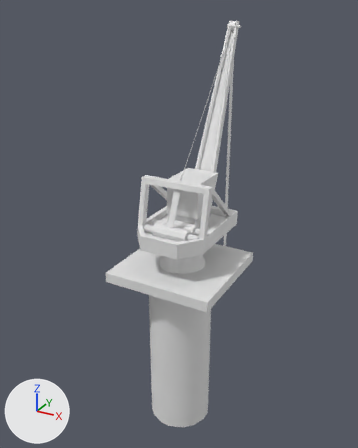
The FBX model Assets/Models/P1/P1_H2_吊车.fbx as it was, and as the next commit left it.
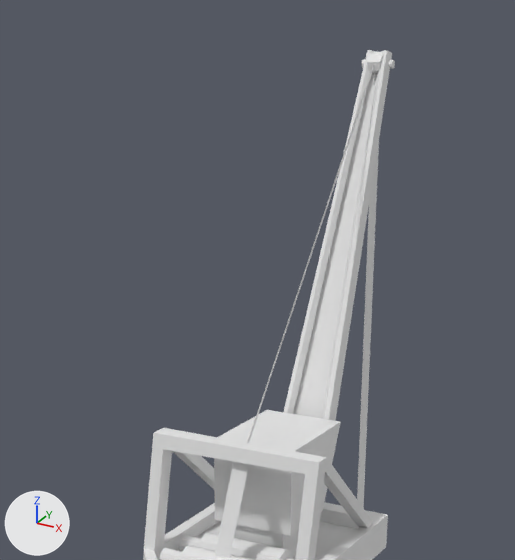
There are two pictures of each version: one whole from a 50 mm camera at (46.4, -52.9, 36.9) aimed at (26.5, -16.7, 18.8), one close up on the part from 22% to 81% of the width and 0% to 51% of the height. Arrows for +X, +Y and +Z are at lower left; the lights stay in place. Where no turn or scale is listed for an object, it has been applied to the vertices. Vertices at the same position are counted once.

The first close-up shows '立方体.002'.
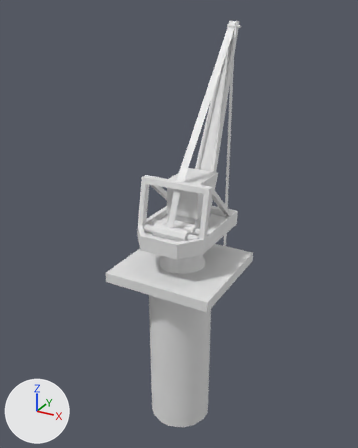
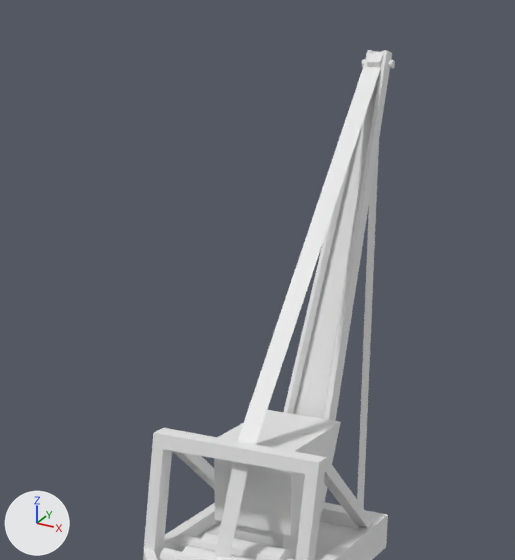
Where the newer file only moved an object's origin or applied its transform, the numbers keep the older frame.

Where the change shows, as pixel boxes [x1, y1, x2, y2] in the close-ups (515 x 560 px):
part 1 of me_立方体_048, built on
    before: [218, 67, 374, 451]
    after: [218, 66, 381, 451]

Edits to the bpy script that builds the scene:
```text
Change me_立方体_048:
    where me_立方体_048.from_pydata(...)  # 417 vertices, 294 faces; spans x 23.4..32.9, y -23.8..-8.7, z 0.0..35.7
    used by ob_立方体_002; location = (0.0, 0.0, 0.0)
    verts and faces of me_立方体_048; kept vertices keep their numbers, new ones are numbered from 417
    before: 0 (28.1, -19.7, 23.6), 1 (28.1, -19.5, 23.6), 2 (28.1, -10.0, 35.2) at pixel (374, 66), 3 (28.1, -10.2, 35.2) at pixel (372, 67), 161 (26.6, -19.1, 23.7)
    before: 163 (26.6, -15.2, 23.7) at pixel (266, 409), 165 (29.6, -19.1, 23.7), 167 (29.6, -15.2, 23.7) at pixel (340, 421)
    me_立方体_048 part 1
    add delete_faces([(161, 165, 167, 163)])
    add verts[0] = (27.8, -19.6, 23.9)  # moved
    add verts[1] = (28.5, -19.7, 23.8)  # moved
    add verts[2] = (28.4, -10.0, 35.2)  # moved, pixel (381, 65)
    add verts[3] = (27.7, -10.0, 35.3)  # moved, pixel (364, 63)
    add verts[469] = (27.3, -18.4, 23.7)
    add verts[470] = (27.3, -15.9, 23.7)  # pixel (273, 417)
    add verts[471] = (28.9, -18.4, 23.7)  # pixel (284, 444)
    add verts[472] = (28.9, -15.9, 23.7)  # pixel (315, 424)
    add faces += [(469, 471, 472, 470), (161, 469, 470, 163), (163, 470, 472, 167), (165, 167, 472, 471), (161, 165, 471, 469)]
```
